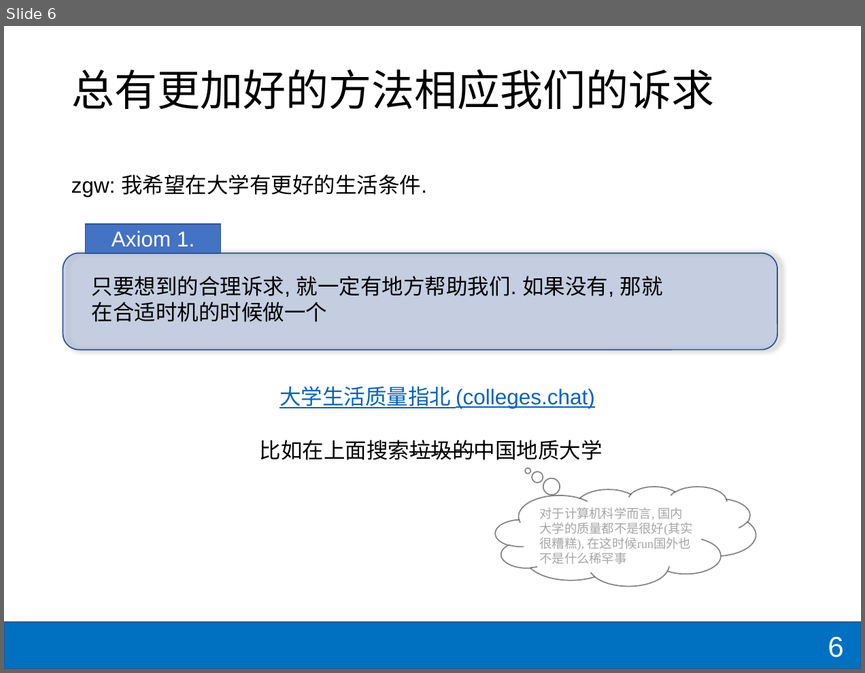
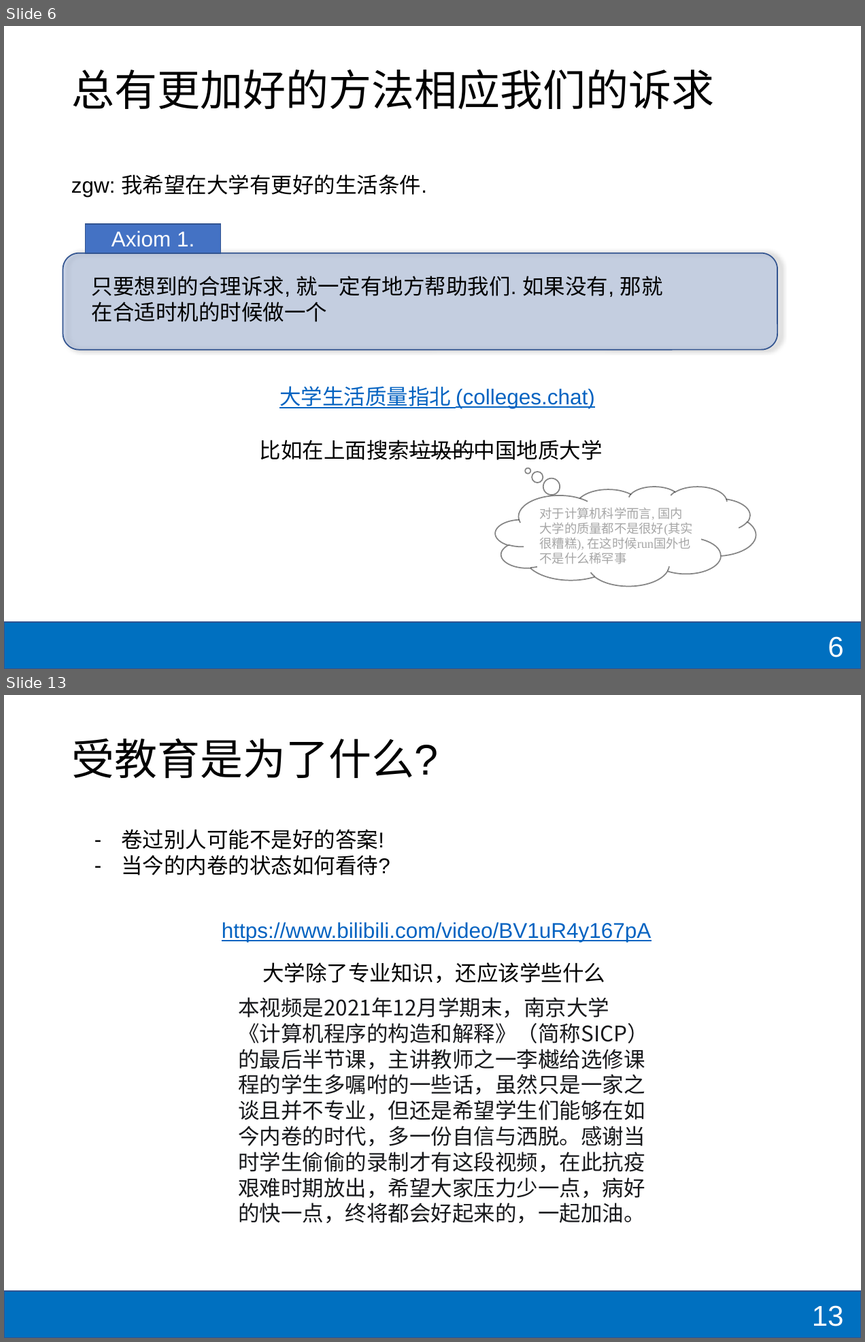
Before and after one commit to shzaiz/dx-public, a slide deck: notes/notes/Unilink/overview.pptx. Shown one above the other, each under a label of ours: slide 6 before the commit, slides 6 and 13 after it; the slides between them are not shown. The pictures are 865x673 and 865x1342 pixels, drawn with LibreOffice and Linux fonts; fonts in the diff are those of the drawing. Boxes give left, top, right and bottom in pixels: in the first picture for what was removed or moved away, otherwise in the second. Text is boxed around its words. In the diff, an @@ line names an element or a change of style, - is before the commit and + after.

```diff
--- a/notes/notes/Unilink/overview.pptx
+++ b/notes/notes/Unilink/overview.pptx
@@ slide 13 added at [4,695,861,1338], background #FFFFFF; not listed: 1 template element that a slide beside it also shows @@
@@ title added at [71,738,438,778], 36 pt, text #000000 @@
+受教育是为了什么?
@@ text added at [121,829,390,875], 18 pt, text #000000 @@
+– 卷过别人可能不是好的答案!
+– 当今的内卷的状态如何看待?
@@ text added at [222,922,651,942], 18 pt, text #0563C1, underline @@
+https://www.bilibili.com/video/BV1uR4y167pA
@@ text added at [262,962,605,983], 18 pt, text #000000 @@
+大学除了专业知识，还应该学些什么
@@ text added at [238,997,649,1223], 18 pt, text #18191C @@
+本视频是2021年12月学期末，南京大学《计算机程序的构造和解释》（简称SICP）的最后半节课，主讲教师之一李樾给选修课程的学生多嘱咐的一些话，虽然只是一家之谈且并不专业，但还是希望学生们能够在如今内卷的时代，多一份自信与洒脱。感谢当时学生偷偷的录制才有这段视频，在此抗疫艰难时期放出，希望大家压力少一点，病好的快一点，终将都会好起来的，一起加油。
@@ page number added at [812,1305,844,1326], 24 pt, text #FFFFFF @@
+13
```
Also in this commit, not shown: 4 slides changed, 7 other slides added, 1 other file.
